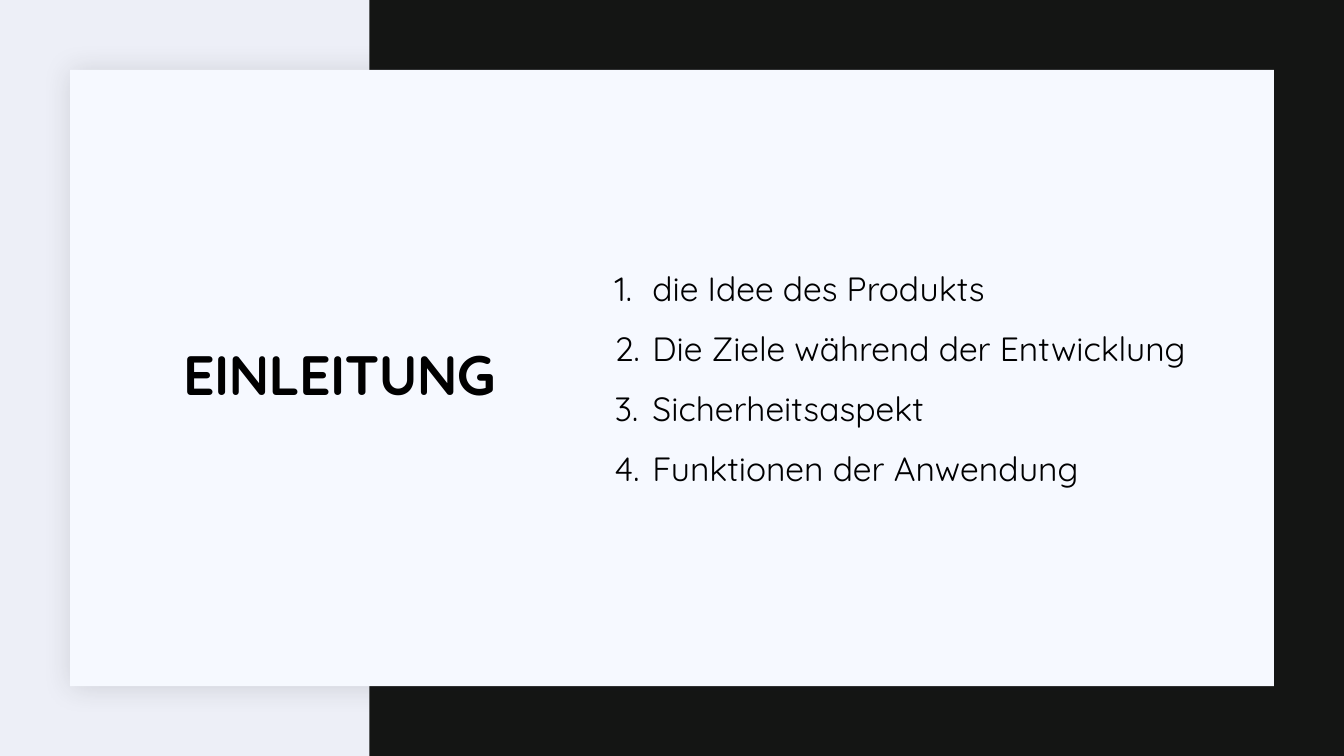
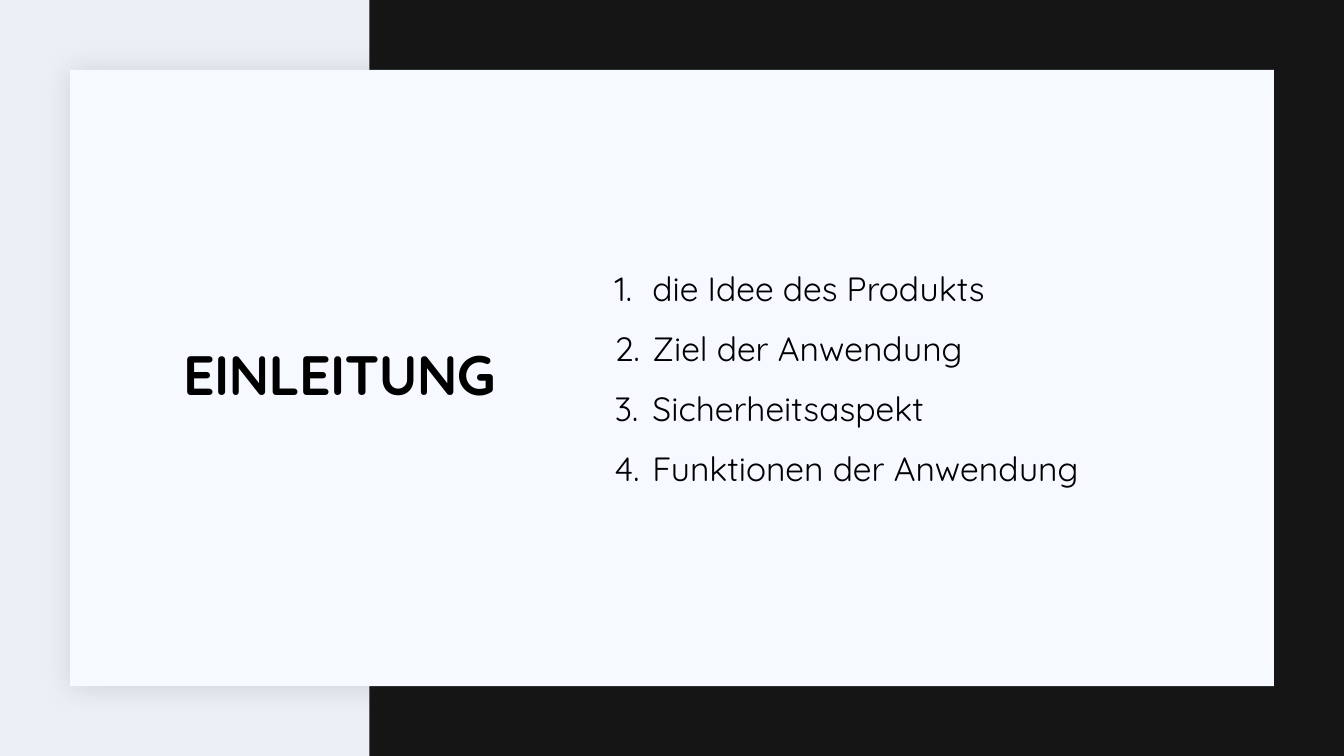
Before and after one commit to nomit88/ProbeIPA, a slide deck: slide 2 of Dokumente/Präsentation/Probe IPA.pptx. Drawn at 1344x756 pixels with LibreOffice and Linux fonts; fonts in the diff are those of the drawing. Boxes give left, top, right and bottom in pixels: in the first picture for what was removed or moved away, otherwise in the second. Text is boxed around its words. In the diff, an @@ line names an element or a change of style, - is before the commit and + after.

Commit message:
pp angepasst

```diff
--- a/Dokumente/Präsentation/Probe IPA.pptx
+++ b/Dokumente/Präsentation/Probe IPA.pptx
@@ text at [652, 336, 963, 368]: text changed @@
-2. Die Ziele während der Entwicklung
+2. Ziel der Anwendung
```
